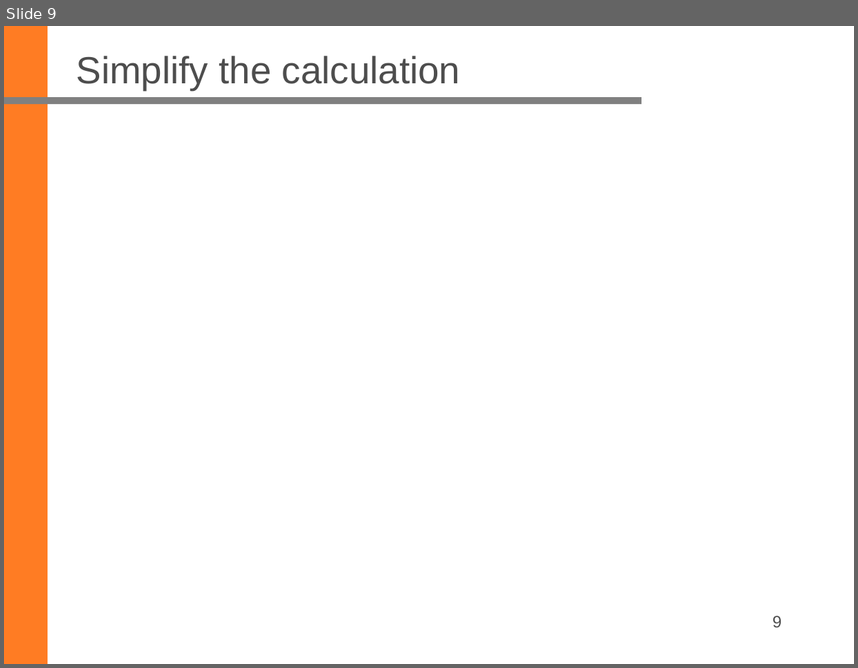
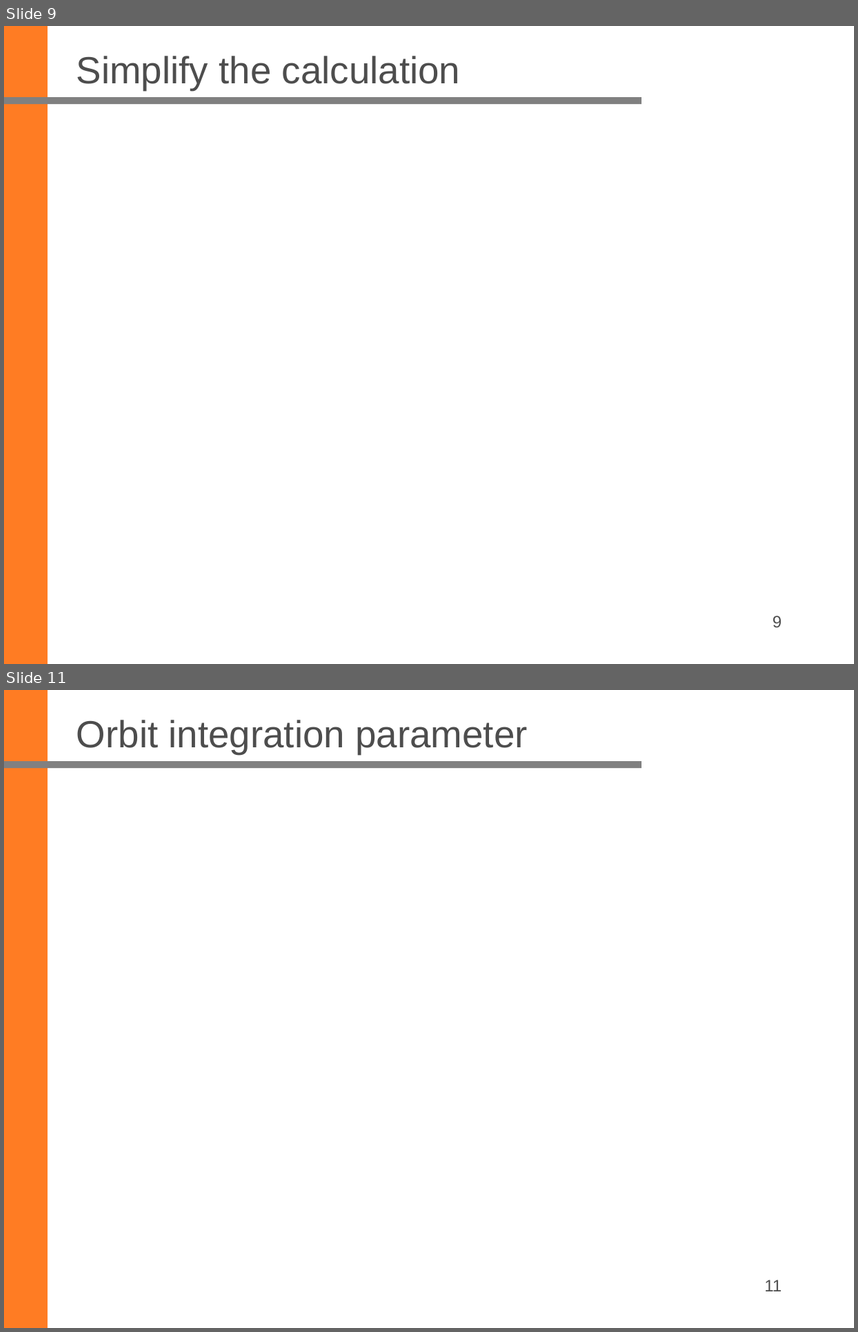
Before and after one commit to ziqing97/Seminar-Aktuelle-Geodaetische-Satelliten-missionen, a slide deck: Project_Space_Debris/Ordner_Yu/Folien/20230201/20230124_Liu_Yu.pptx. Shown one above the other, each under a label of ours: slide 9 before the commit, slides 9 and 11 after it; the slides between them are not shown. The pictures are 858x668 and 858x1332 pixels, drawn with LibreOffice and Linux fonts; fonts in the diff are those of the drawing; grey boxes stand for pictures; background and template pictures are left out. Boxes give left, top, right and bottom in pixels: in the first picture for what was removed or moved away, otherwise in the second. Text is boxed around its words. In the diff, an @@ line names an element or a change of style, - is before the commit and + after.

```diff
--- a/Project_Space_Debris/Ordner_Yu/Folien/20230201/20230124_Liu_Yu.pptx
+++ b/Project_Space_Debris/Ordner_Yu/Folien/20230201/20230124_Liu_Yu.pptx
@@ slide 11 added at [4,690,854,1328], background #FFFFFF; not listed: 2 template elements that a slide beside it also shows @@
@@ title added at [76,720,527,754], 32 pt, text #4D4D4D @@
+Orbit integration parameter
@@ page number added at [764,1279,782,1291], 14 pt, text #4D4D4D @@
+11
```
Also in this commit, not shown: 8 other slides added, 3 slides removed, 9 other files.
